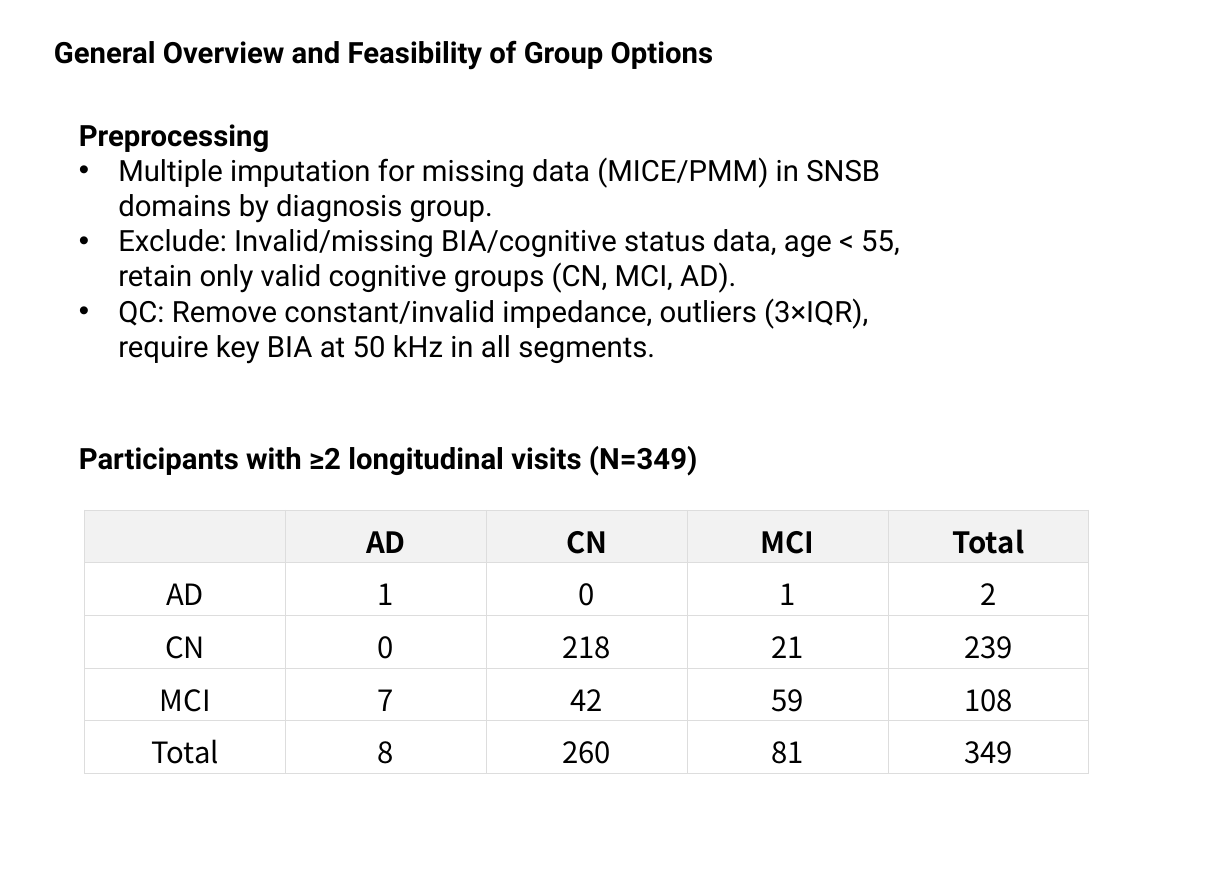
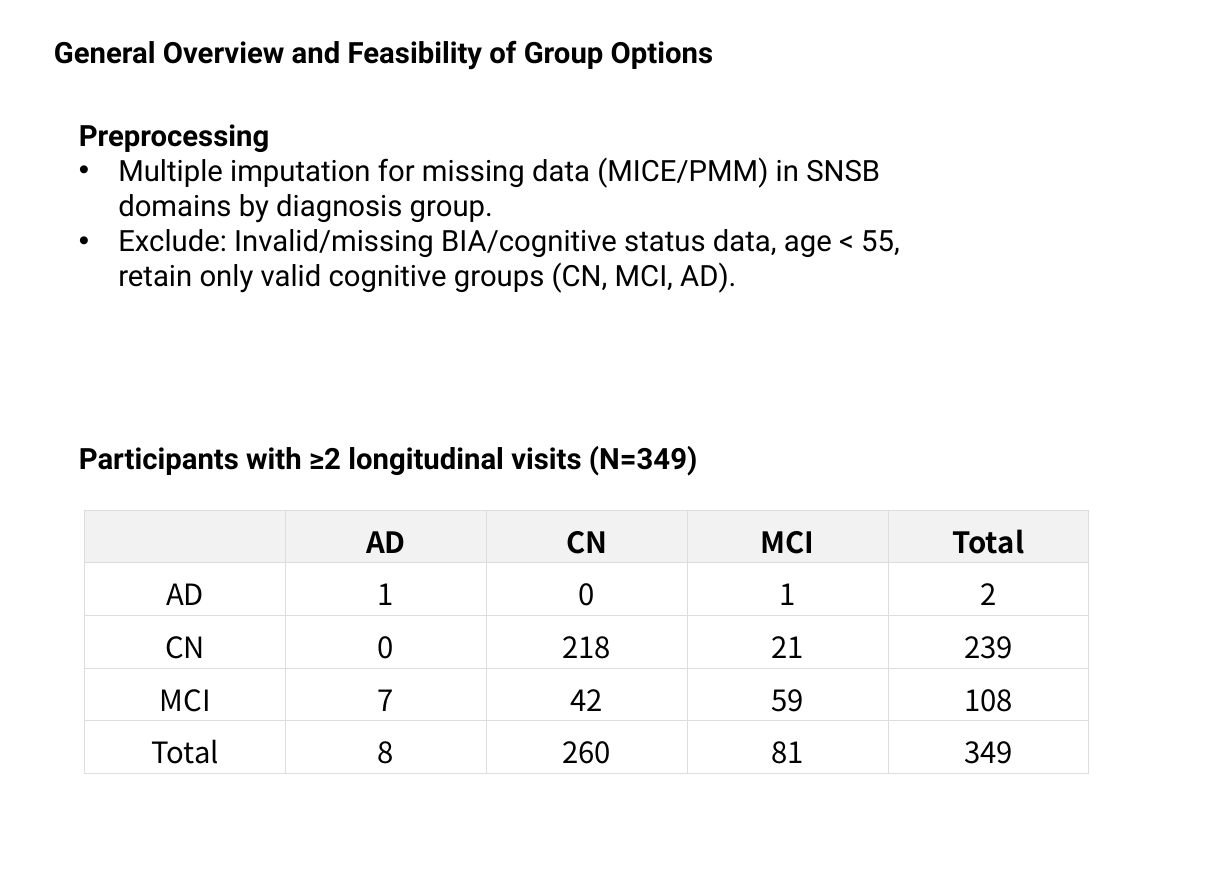
Before and after one commit to tranleminhtrial5/LongitudinalNC, a slide deck: slide 2 of Prospective Study MCI BIA.pptx. Drawn at 1232x871 pixels with LibreOffice and Linux fonts; fonts in the diff are those of the drawing; background and template pictures are left out. Boxes give left, top, right and bottom in pixels: in the first picture for what was removed or moved away, otherwise in the second. Text is boxed around its words. In the diff, an @@ line names an element or a change of style, - is before the commit and + after.

```diff
--- a/Prospective Study MCI BIA.pptx
+++ b/Prospective Study MCI BIA.pptx
@@ text at box(118, 298, 868, 364): paragraph removed @@
-• QC: Remove constant/invalid impedance, outliers (3×IQR), require key BIA at 50 kHz in all segments.
```
Also in this commit, not shown: 2 other slides changed, 4 slides added, 2 slides removed, 5 other files.
